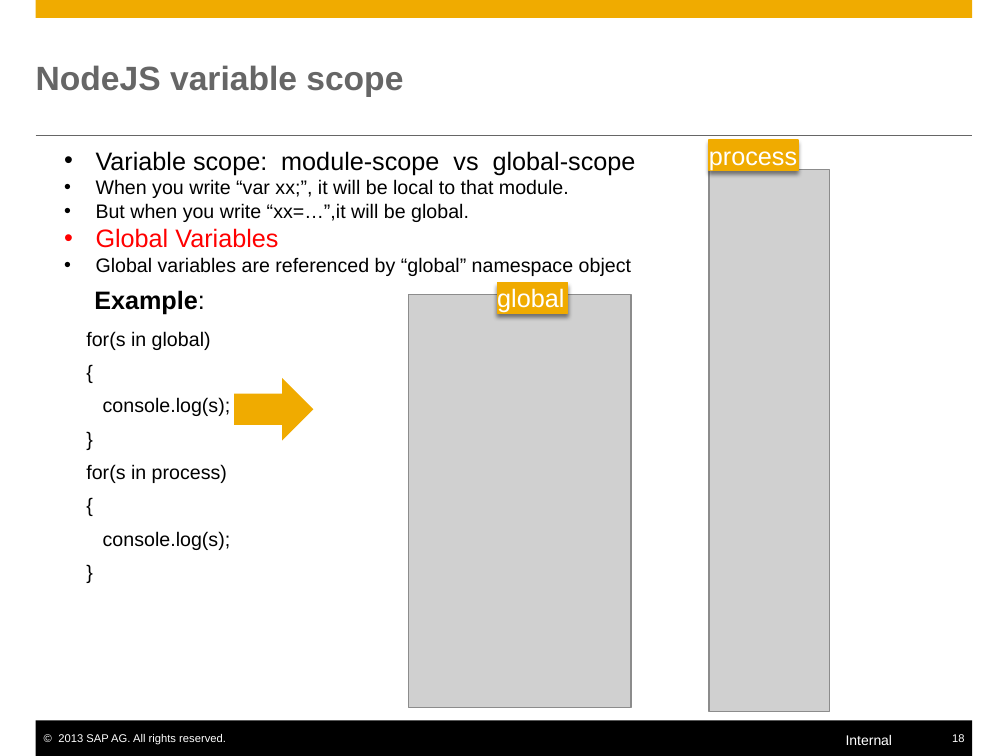
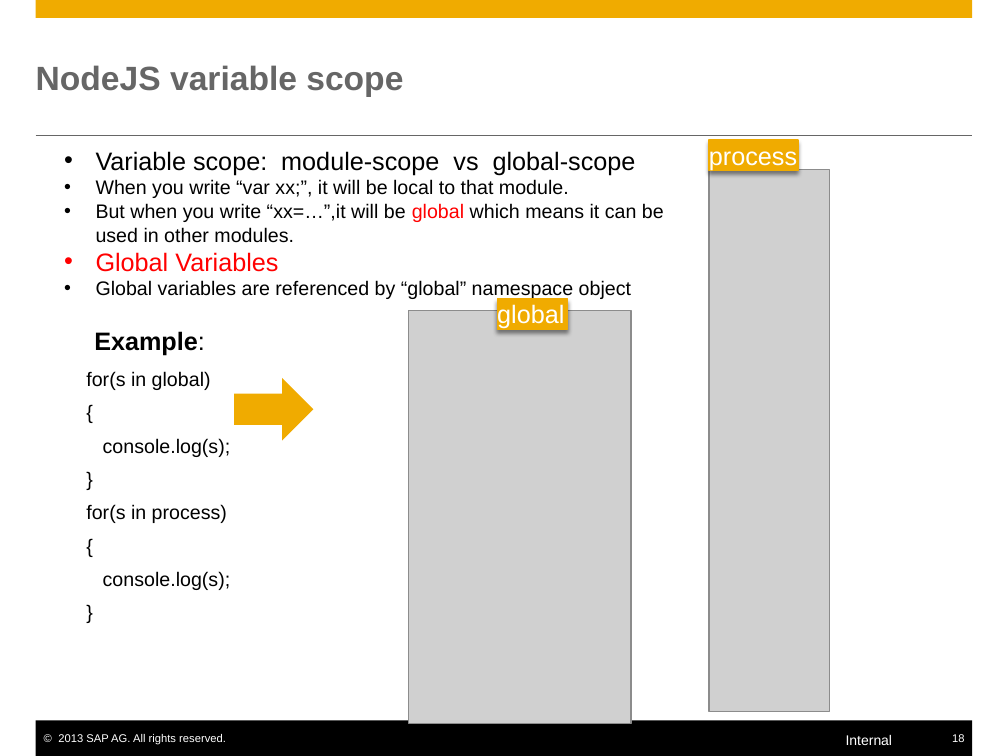
Before and after one commit to yjhcjykwbk-jlsec/mynodejs, a slide deck: slide 18 of nodejs.pptx. Drawn at 1008x756 pixels with LibreOffice and Linux fonts; fonts in the diff are those of the drawing; grey boxes stand for pictures. Boxes give left, top, right and bottom in pixels: in the first picture for what was removed or moved away, otherwise in the second. Text is boxed around its words. In the diff, an @@ line names an element or a change of style, - is before the commit and + after.

```diff
--- a/nodejs.pptx
+++ b/nodejs.pptx
@@ text at (x1=96, y1=203, x2=664, y2=243): text changed @@
-• But when you write “xx=…”,it will be global.
+• But when you write “xx=…”,it will be global which means it can be used in other modules.
@@ rectangle "global" moved from (x1=497, y1=282, x2=568, y2=312) to (x1=497, y1=298, x2=568, y2=329) @@
@@ text "Example:" moved from (x1=94, y1=290, x2=205, y2=315) to (x1=94, y1=331, x2=205, y2=355) @@
@@ picture moved from (x1=409, y1=294, x2=631, y2=707) to (x1=409, y1=310, x2=631, y2=723) @@
@@ text "for(s in global)" moved from (x1=86, y1=331, x2=231, y2=550) to (x1=86, y1=371, x2=231, y2=590) @@
```
Also in this commit, not shown: 17 other slides changed, 8 slides added, 2 slides removed, 6 other files.
